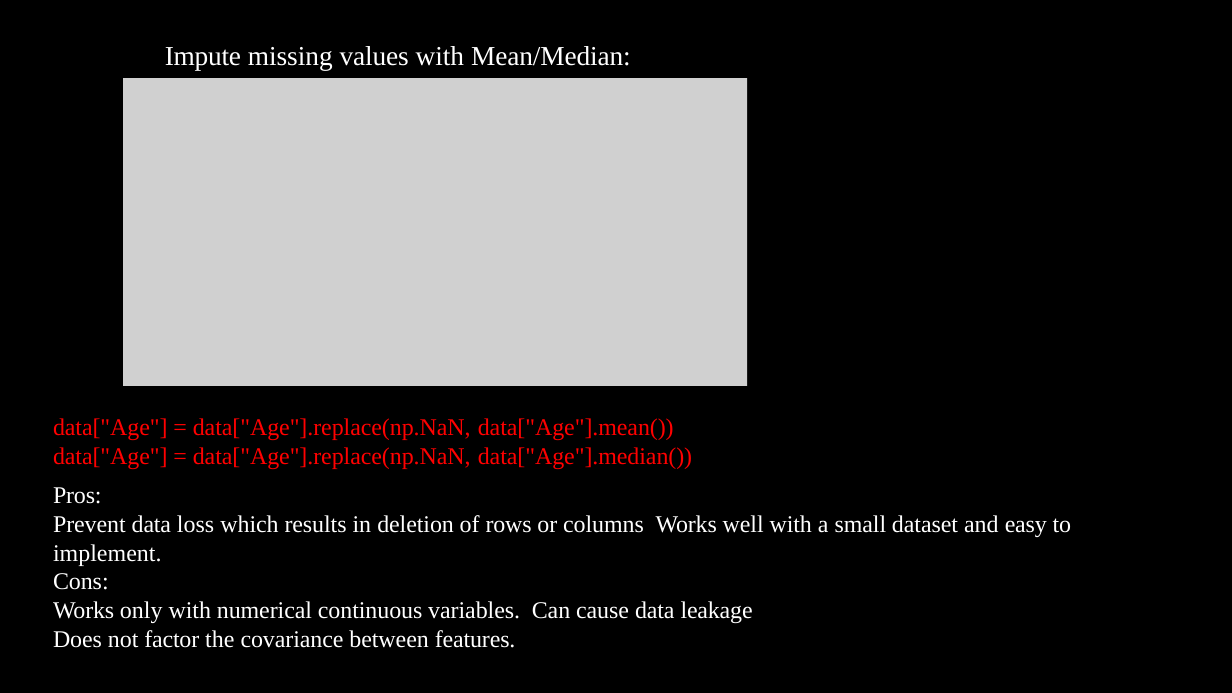
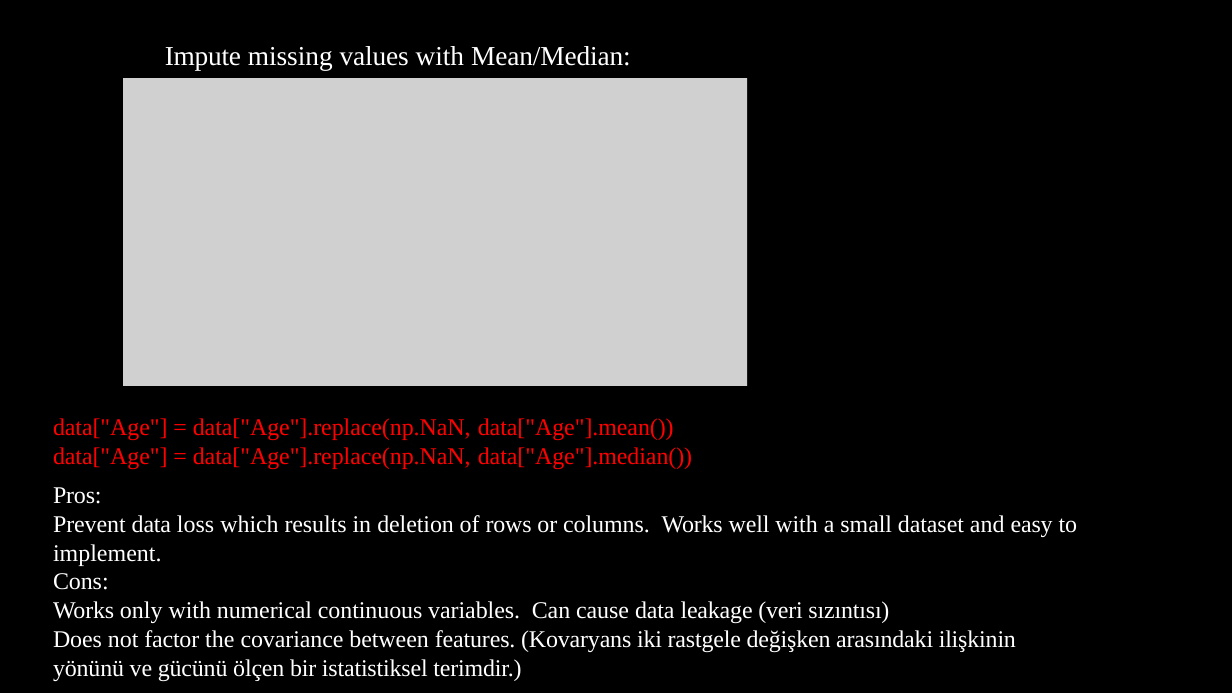
Before and after one commit to akaraci/Makine-Ogrenmesi, a slide deck: slide 18 of Sunular/MÖT-Hafta-2.pptx. Drawn at 1232x693 pixels with LibreOffice and Linux fonts; fonts in the diff are those of the drawing; grey boxes stand for pictures. Boxes give left, top, right and bottom in pixels: in the first picture for what was removed or moved away, otherwise in the second. Text is boxed around its words. In the diff, an @@ line names an element or a change of style, - is before the commit and + after.

```diff
--- a/Sunular/MÖT-Hafta-2.pptx
+++ b/Sunular/MÖT-Hafta-2.pptx
@@ text at [53,515,1078,566]: text changed @@
-Prevent data loss which results in deletion of rows or columns Works well with a small dataset and easy to implement.
+Prevent data loss which results in deletion of rows or columns. Works well with a small dataset and easy to implement.
@@ text at [53,601,1016,681]: text changed @@
-Works only with numerical continuous variables. Can cause data leakage
-Does not factor the covariance between features.
+Works only with numerical continuous variables. Can cause data leakage (veri sızıntısı)
+Does not factor the covariance between features. (Kovaryans iki rastgele değişken arasındaki ilişkinin yönünü ve gücünü ölçen bir istatistiksel terimdir.)
```
Also in this commit, not shown: 9 other slides changed, 9 slides added, 1 slide removed.
